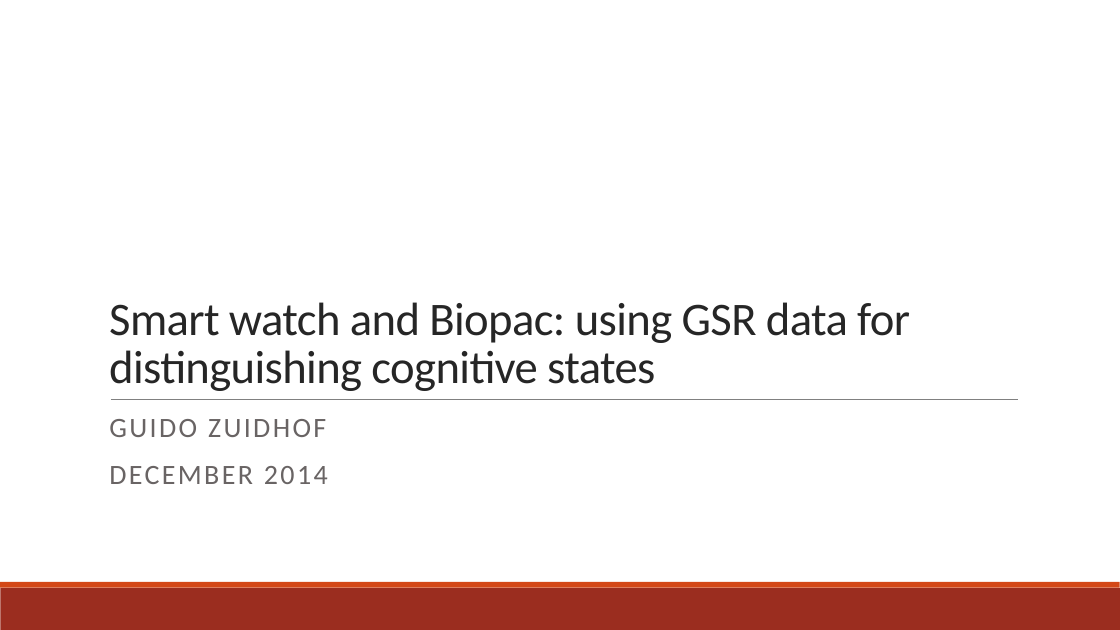
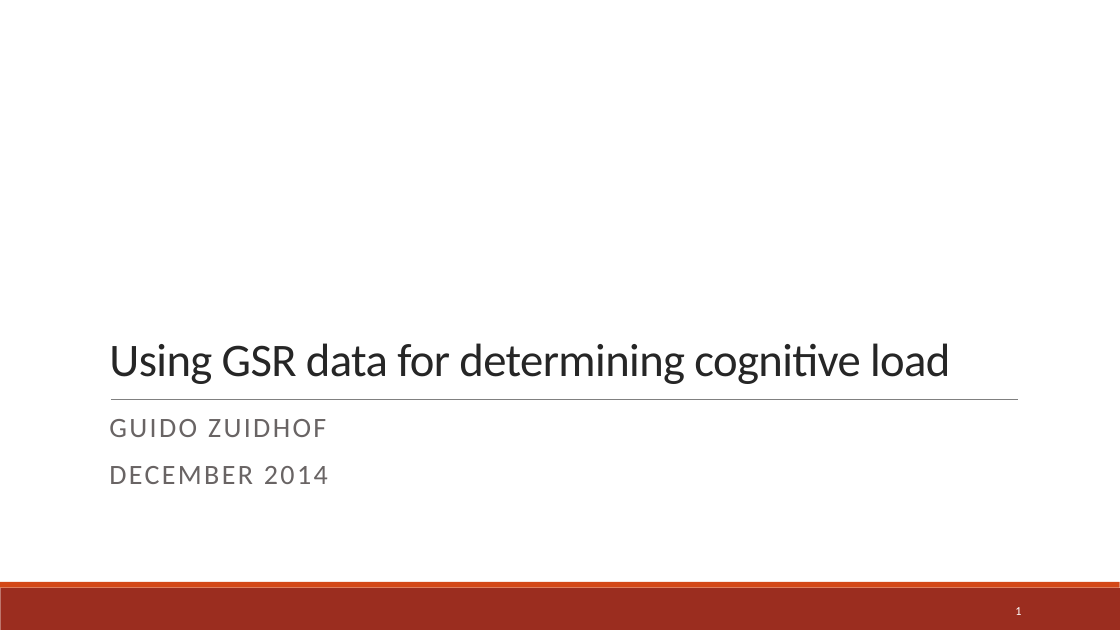
Before and after one commit to Rahazan/AI-BSc-Thesis, a slide deck: slide 1 of presentation/GSR Presentation.pptx. Drawn at 1120x630 pixels with LibreOffice and Linux fonts; fonts in the diff are those of the drawing. Boxes give left, top, right and bottom in pixels: in the first picture for what was removed or moved away, otherwise in the second. Text is boxed around its words. In the diff, an @@ line names an element or a change of style, - is before the commit and + after.

```diff
--- a/presentation/GSR Presentation.pptx
+++ b/presentation/GSR Presentation.pptx
@@ title at bbox=[109, 343, 950, 384]: text changed @@
-Smart watch and Biopac: using GSR data for distinguishing cognitive states
+Using GSR data for determining cognitive load
@@ page number added at bbox=[1015, 607, 1021, 615], 10.5 pt, text #FFFFFF @@
+1
```
Also in this commit, not shown: 32 other slides changed, 3 slides added, 1 other file.
